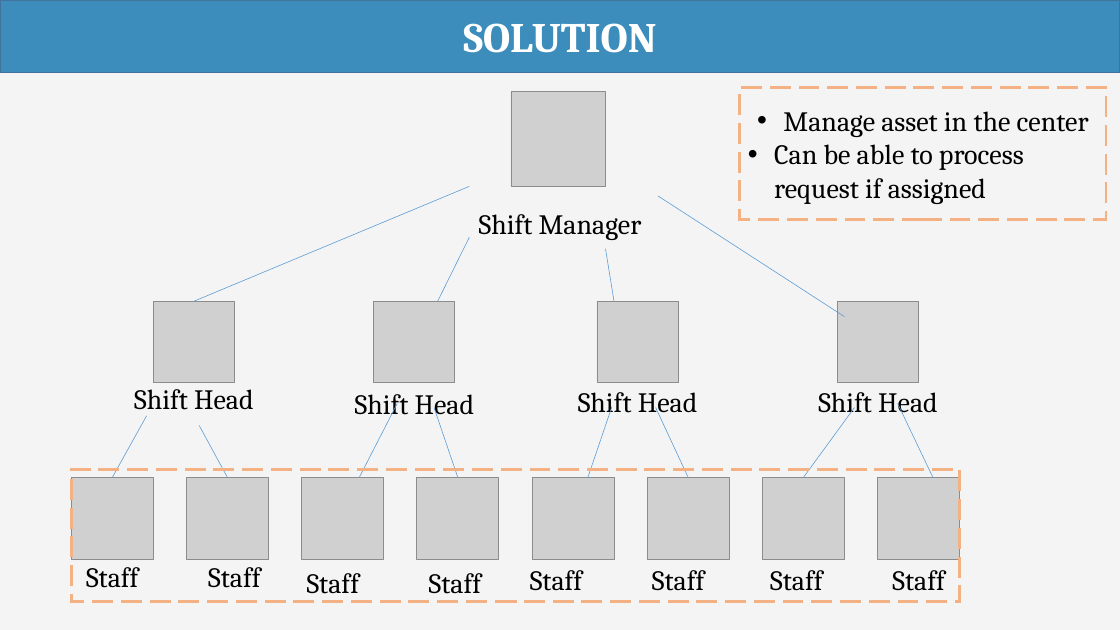
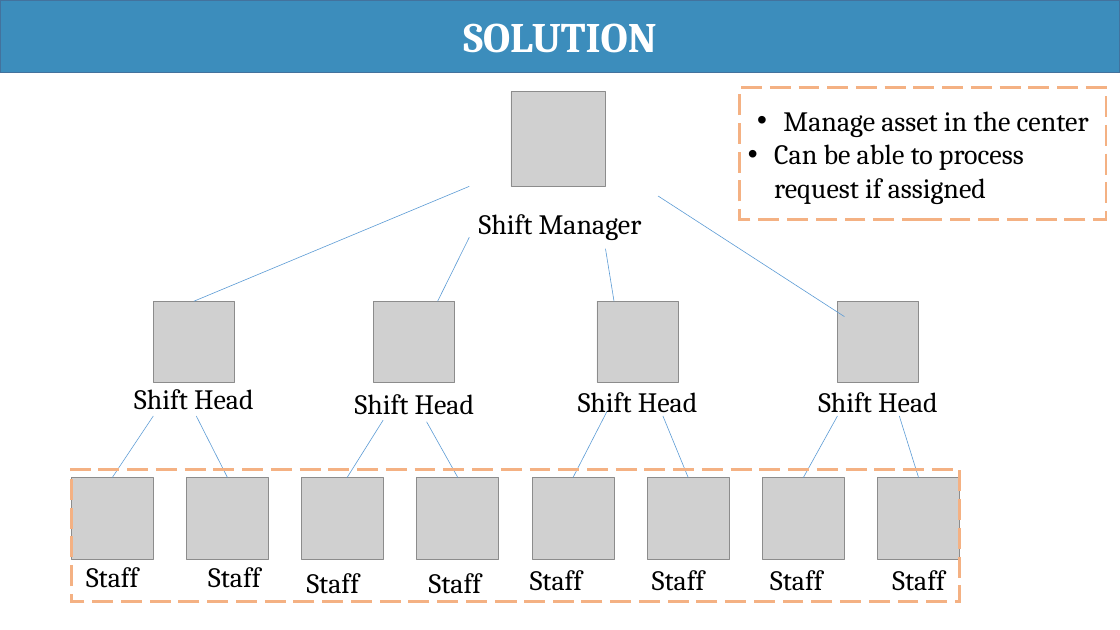
Before and after one commit to haltt051093/IMS-datacenter, a slide deck: slide 12 of Document/Presentation/IMS_20160413_Presentation.pptx (slide 16 before the commit). Drawn at 1120x630 pixels with LibreOffice and Linux fonts; fonts in the diff are those of the drawing; grey boxes stand for pictures. Boxes give left, top, right and bottom in pixels: in the first picture for what was removed or moved away, otherwise in the second. Text is boxed around its words. In the diff, an @@ line names an element or a change of style, - is before the commit and + after.

```diff
--- a/Document/Presentation/IMS_20160413_Presentation.pptx
+++ b/Document/Presentation/IMS_20160413_Presentation.pptx
@@ background #F4F4F4 to #FFFFFF @@
@@ line moved from (147, 416) - (113, 477) to (153, 416) - (113, 477) @@
@@ line moved from (199, 426) - (228, 477) to (197, 416) - (228, 477) @@
@@ line moved from (613, 407) - (588, 477) to (607, 413) - (573, 477) @@
@@ line moved from (656, 408) - (688, 477) to (663, 416) - (688, 477) @@
@@ line moved from (854, 408) - (803, 477) to (838, 416) - (803, 477) @@
@@ line moved from (898, 403) - (933, 477) to (900, 416) - (919, 477) @@
@@ line moved from (397, 403) - (360, 477) to (383, 420) - (347, 477) @@
@@ line moved from (434, 408) - (458, 477) to (427, 422) - (458, 477) @@
```
Also in this commit, not shown: 7 other slides changed, 2 slides added, 1 slide removed, 3 other files.
